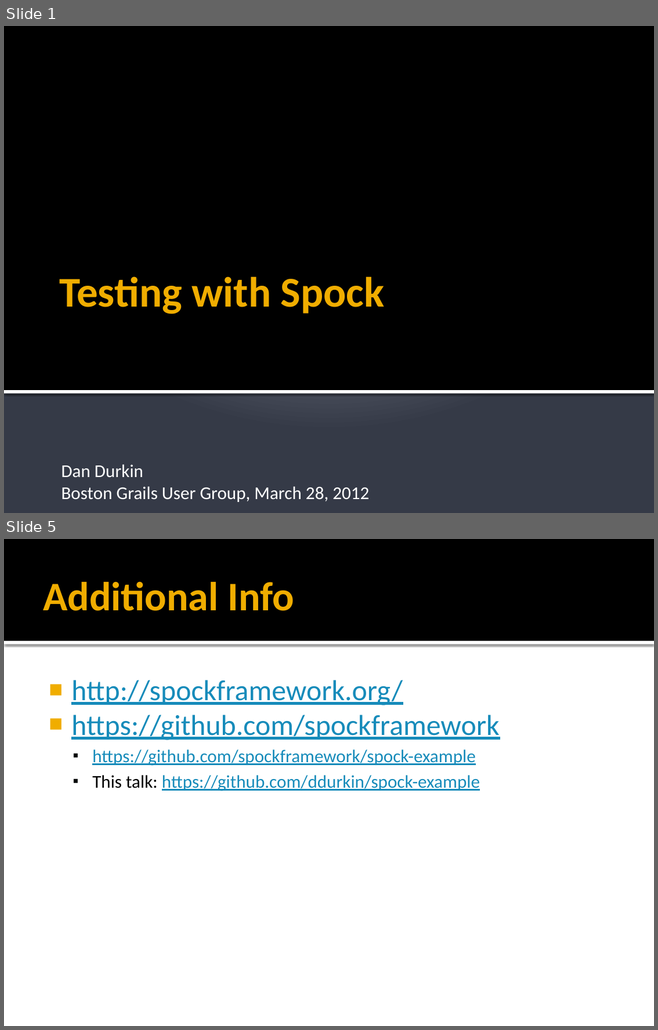
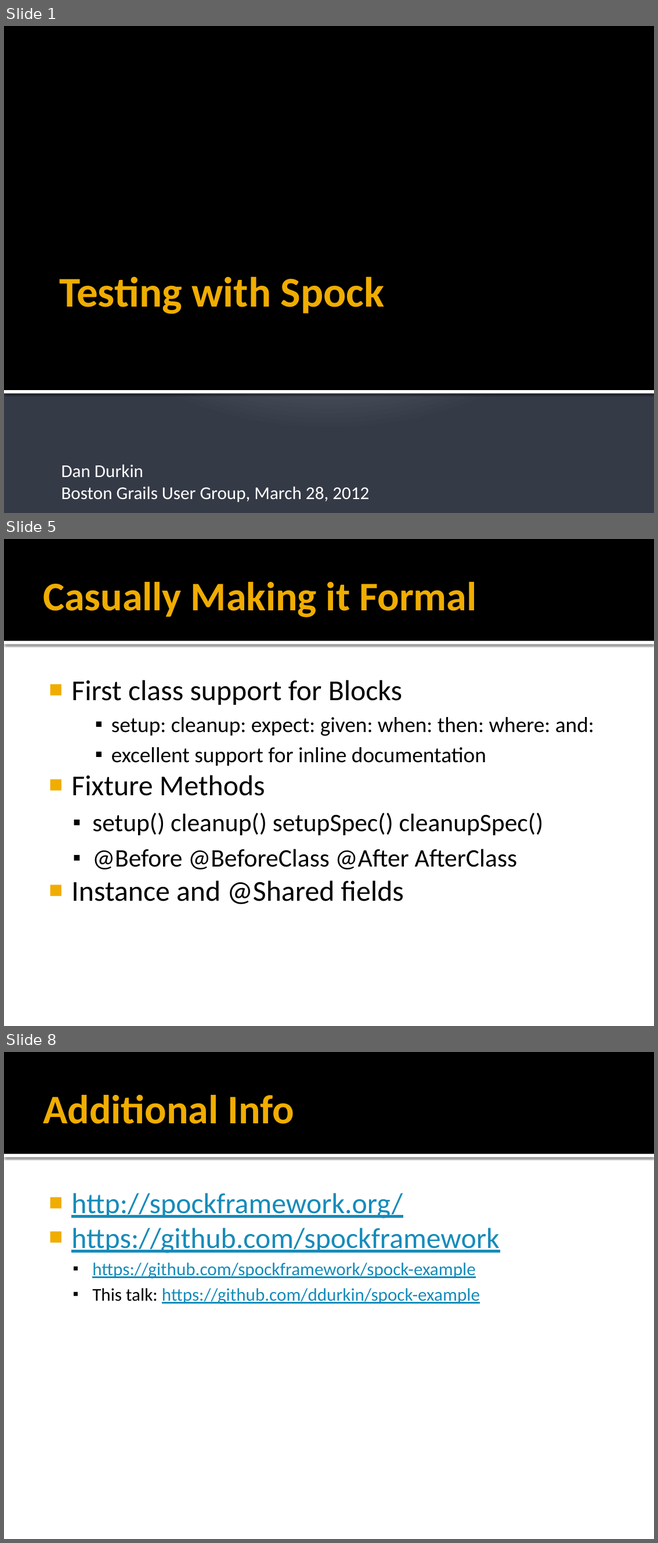
Before and after one commit to ddurkin/spock-example, a slide deck: BGUG-Spock.pptx. Shown one above the other, each under a label of ours: slides 1 and 5 before the commit, slides 1, 5 and 8 after it; the slides between them are not shown. The pictures are 658x1030 and 658x1543 pixels, drawn with LibreOffice and Linux fonts; fonts in the diff are those of the drawing. Boxes give left, top, right and bottom in pixels: in the first picture for what was removed or moved away, otherwise in the second. Text is boxed around its words. In the diff, an @@ line names an element or a change of style, - is before the commit and + after.

```diff
--- a/BGUG-Spock.pptx
+++ b/BGUG-Spock.pptx
@@ slide 5 added at (4,539,654,1026), background #FFFFFF; not listed: 2 template elements that a slide beside it also shows @@
@@ title added at (43,582,476,617), 45 pt, text #F0AD00, bold @@
+Casually Making it Formal
@@ text added at (71,680,594,904), 24 pt, text #000000 @@
+■ First class support for Blocks
+    ▪ setup: cleanup: expect: given: when: then: where: and:
+    ▪ excellent support for inline documentation
+■ Fixture Methods
+  ▪ setup() cleanup() setupSpec() cleanupSpec()
+  ▪ @Before @BeforeClass @After AfterClass
+■ Instance and @Shared fields
@@ what was slide 5 is now slide 8 @@
```
Also in this commit, not shown: 3 slides changed, 6 other slides added.
